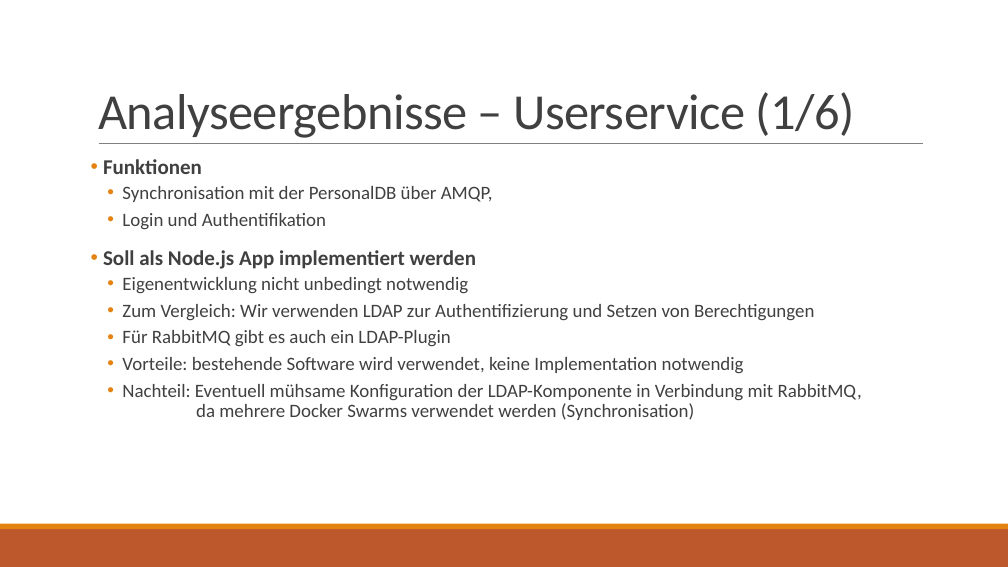
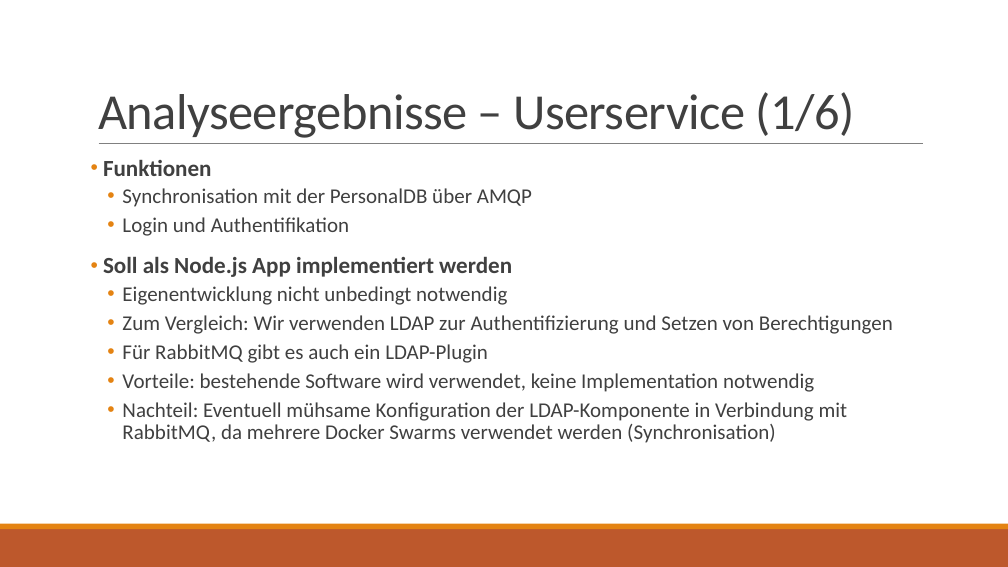
Before and after one commit to jnk111/AI_Praktikum, a slide deck: slide 2 of Aufgaben/P4/Loesung/Wochenplansoftware - Architekturbewertung.pptx. Drawn at 1008x567 pixels with LibreOffice and Linux fonts; fonts in the diff are those of the drawing. Boxes give left, top, right and bottom in pixels: in the first picture for what was removed or moved away, otherwise in the second. Text is boxed around its words. In the diff, an @@ line names an element or a change of style, - is before the commit and + after.

```diff
--- a/Aufgaben/P4/Loesung/Wochenplansoftware - Architekturbewertung.pptx
+++ b/Aufgaben/P4/Loesung/Wochenplansoftware - Architekturbewertung.pptx
@@ text at [103,160,893,443]: size 20 to 22 pt in "Funktionen", "Soll als Node.js App implementiert werden"; size 18 to 20 pt in "Login und Authentifikation", "Eigenentwicklung nicht unbedingt notwendig", "Zum Vergleich: Wir verwenden LDAP zur Authentifizierung ...", "Für RabbitMQ gibt es auch ein LDAP-Plugin" and 2 more places @@
@@ text at [122,188,532,207]: text changed; size 18 to 20 pt @@
-  • Synchronisation mit der PersonalDB über AMQP,
+  • Synchronisation mit der PersonalDB über AMQP
```
Also in this commit, not shown: 8 other slides changed, 2 slides added, 1 other file.
